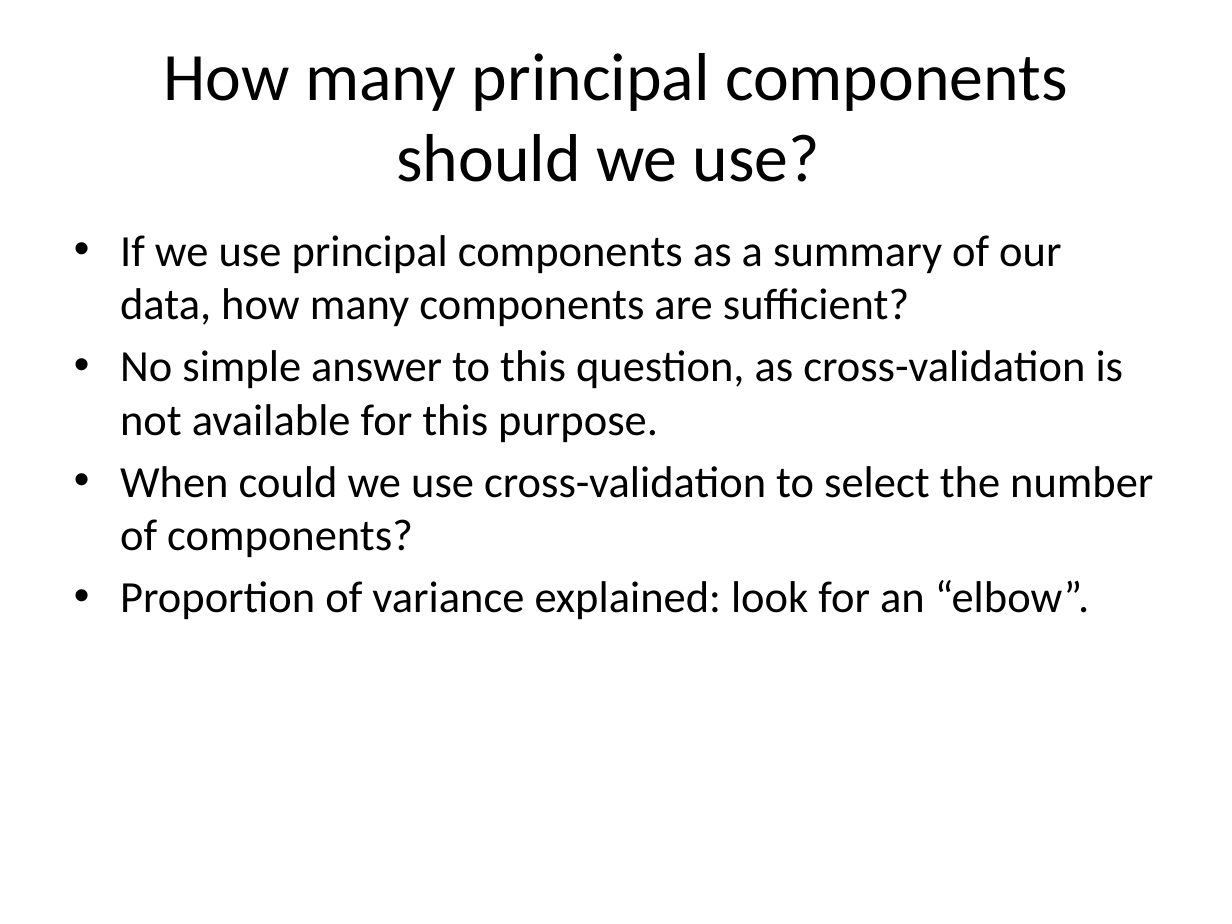
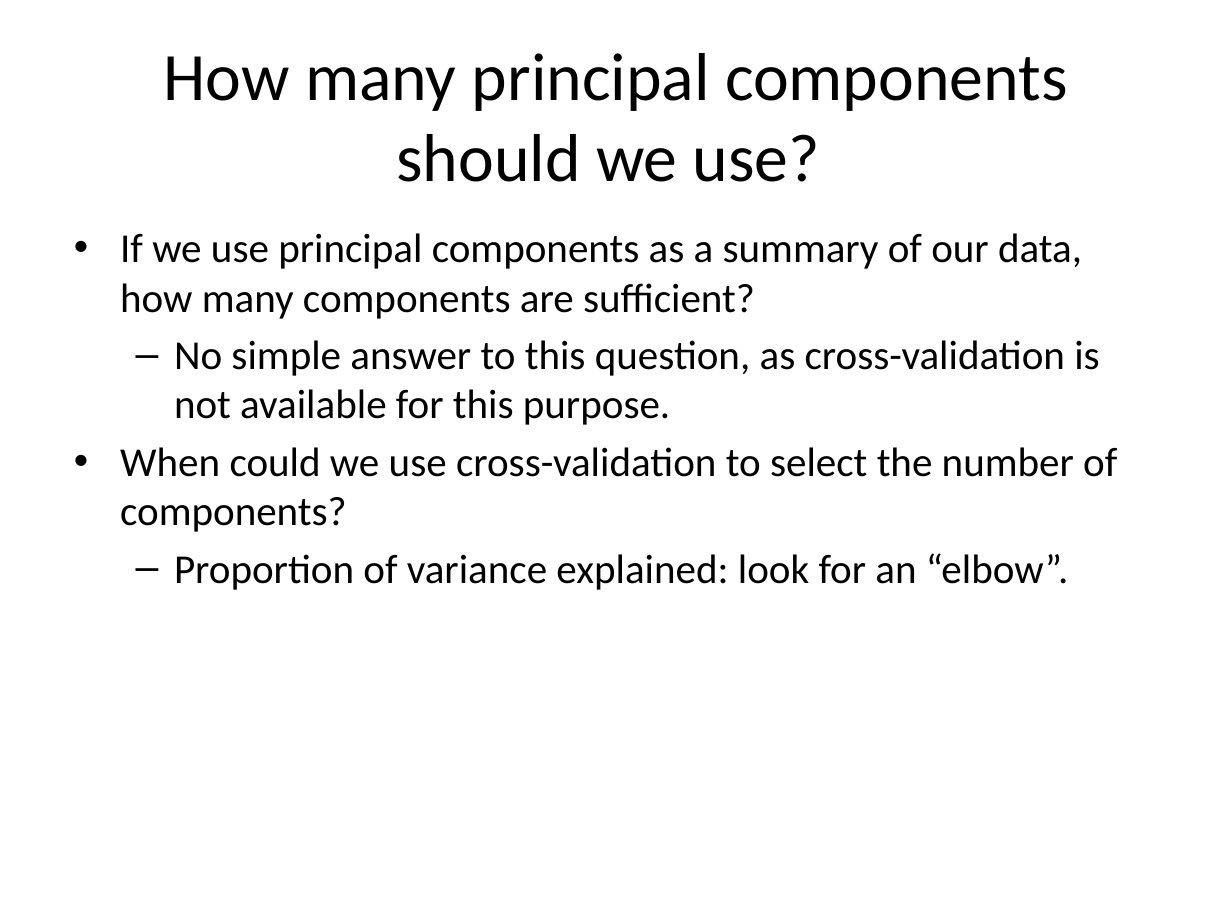
Before and after one commit to jayurbain/DataScienceIntro, a slide deck: slide 24 of slides/09_imensionality_reduction.pptx. Drawn at 1232x924 pixels with LibreOffice and Linux fonts; fonts in the diff are those of the drawing. Boxes give left, top, right and bottom in pixels: in the first picture for what was removed or moved away, otherwise in the second. Text is boxed around its words. In the diff, an @@ line names an element or a change of style, - is before the commit and + after.

```diff
--- a/slides/09_imensionality_reduction.pptx
+++ b/slides/09_imensionality_reduction.pptx
@@ text "If we use principal components ..." at <box>120,233,1117,590</box>: size 26 to 24 pt; bullet • to –; list level 1 to 2 in "No simple answer to this ..."; list level 1 to 2 in "Proportion of variance explained: look ..." @@
```
Also in this commit, not shown: 5 other slides changed, 4 other files.
